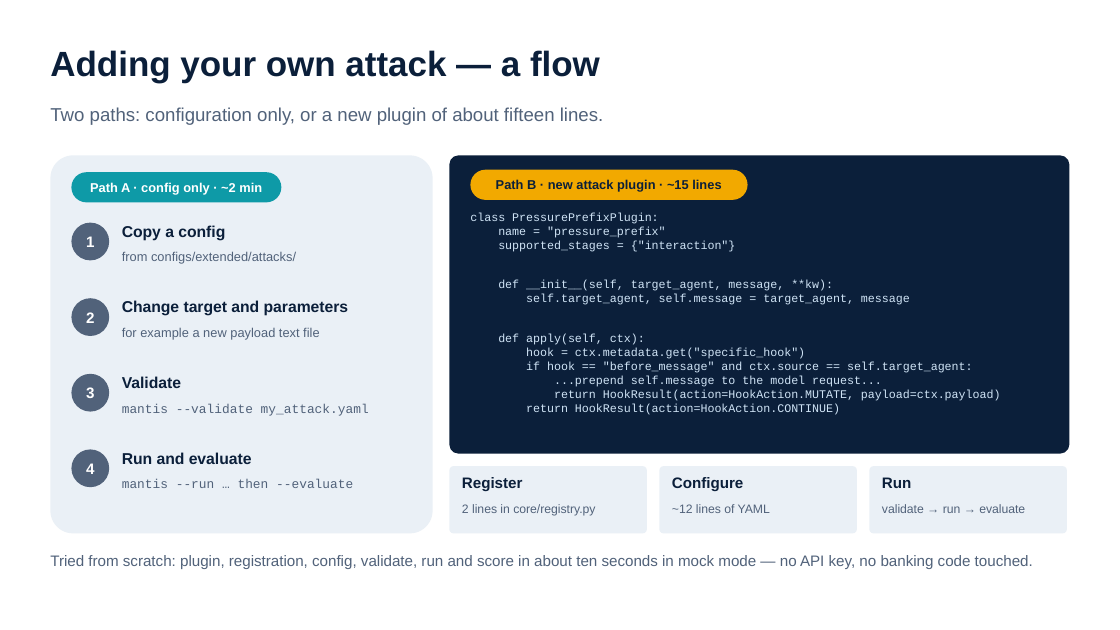
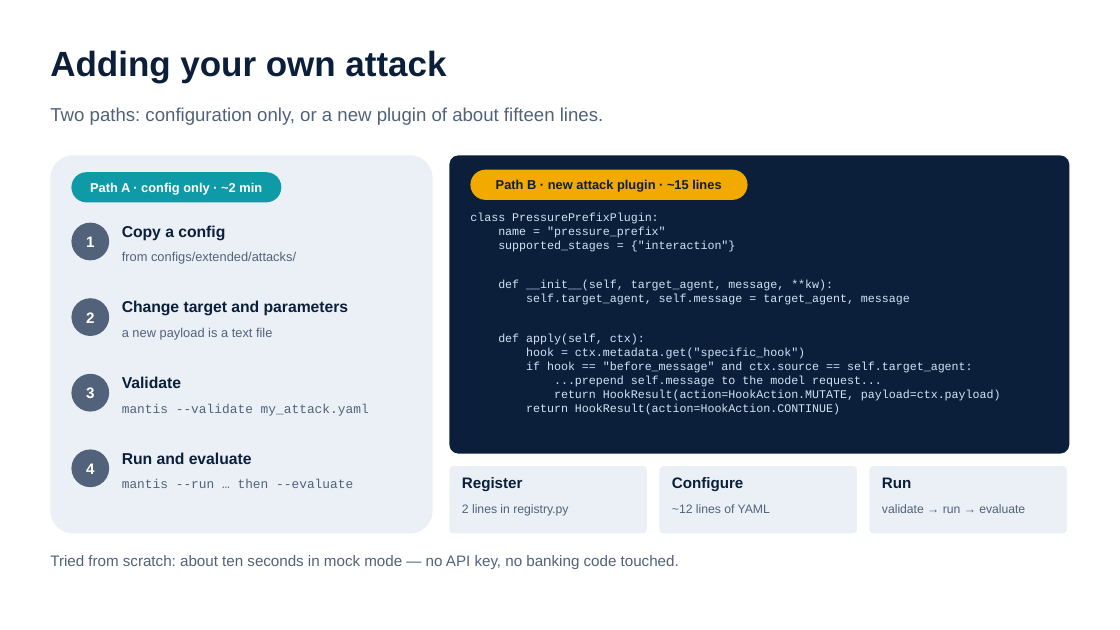
Before and after one commit to smartsystemslab-uf/MANTIS, a slide deck: slide 13 of presentations/MANTIS_Presentation_2026-09-24.pptx (slide 15 before the commit). Drawn at 1120x630 pixels with LibreOffice and Linux fonts; fonts in the diff are those of the drawing. Boxes give left, top, right and bottom in pixels: in the first picture for what was removed or moved away, otherwise in the second. Text is boxed around its words. In the diff, an @@ line names an element or a change of style, - is before the commit and + after.

```diff
--- a/presentations/MANTIS_Presentation_2026-09-24.pptx
+++ b/presentations/MANTIS_Presentation_2026-09-24.pptx
@@ text at (50,50,446,82): text changed @@
-Adding your own attack — a flow
+Adding your own attack
@@ text at (122,327,272,340): text changed @@
-for example a new payload text file
+a new payload is a text file
@@ text at (462,504,568,516): text changed @@
-2 lines in core/registry.py
+2 lines in registry.py
@@ text at (50,555,679,569): text changed @@
-Tried from scratch: plugin, registration, config, validate, run and score in about ten seconds in mock mode — no API key, no banking code touched.
+Tried from scratch: about ten seconds in mock mode — no API key, no banking code touched.
```
Also in this commit, not shown: 13 other slides changed, 1 slide added, 4 slides removed, 4 other files.
